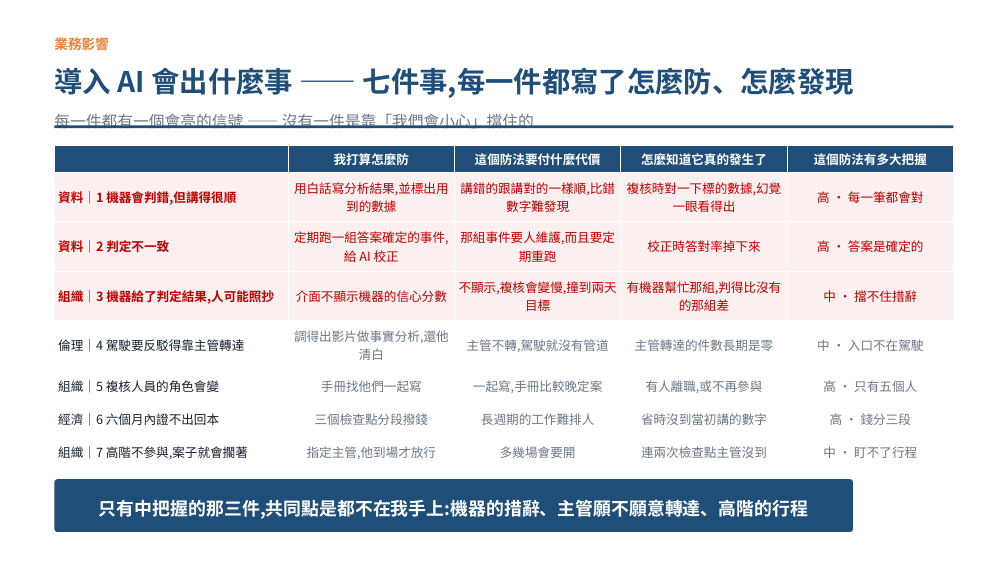
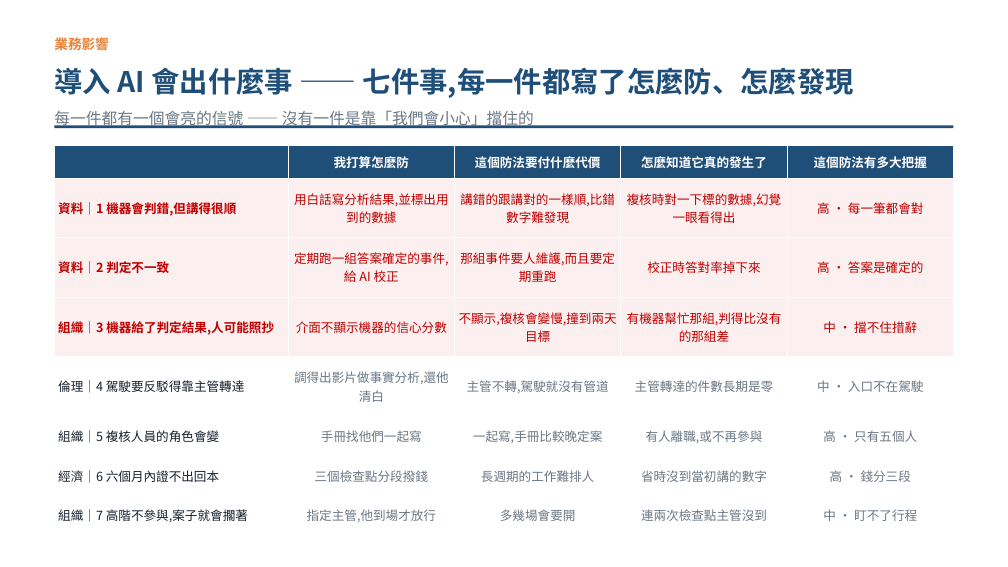
Before and after one commit to pokai-huang0828/UTS_workspace, a slide deck: slide 7 of Artificial Intelligence for Enterprises/Assessment3/Huang_26254793_421104_Assessment 3.pptx. Drawn at 1008x567 pixels with LibreOffice and Linux fonts; fonts in the diff are those of the drawing. Boxes give left, top, right and bottom in pixels: in the first picture for what was removed or moved away, otherwise in the second. Text is boxed around its words. In the diff, an @@ line names an element or a change of style, - is before the commit and + after.

```diff
--- a/Artificial Intelligence for Enterprises/Assessment3/Huang_26254793_421104_Assessment 3.pptx
+++ b/Artificial Intelligence for Enterprises/Assessment3/Huang_26254793_421104_Assessment 3.pptx
@@ table: place and size @@
-table at [54,145,954,469]
+table at [54,145,954,535]
@@ rounded rectangle removed at [54,479,853,532] @@
@@ text removed at [99,499,808,519] @@
-只有中把握的那三件,共同點是都不在我手上:機器的措辭、主管願不願意轉達、高階的行程
```
Also in this commit, not shown: 4 other slides changed, 1 other file.
